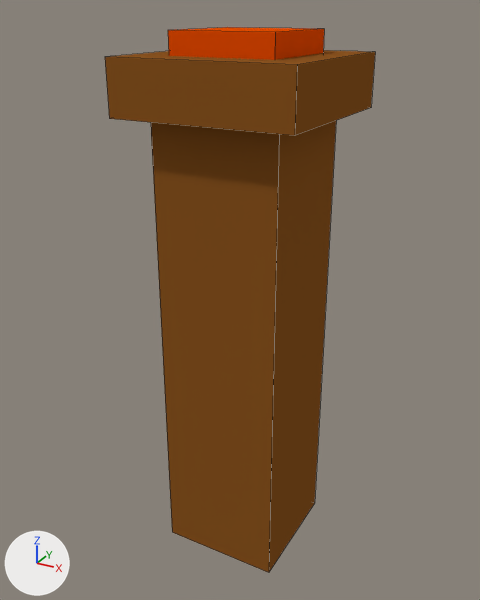
Before and after pictures for a commit that changed the Blender file Assets/testingSceneStuff/Prefabs/torch.blend.
Both versions are drawn from a 50 mm lens placed at (2.36, -4.39, 2.44), pointed at (-0.06, 0.01, 0.24). Every picture has the same lights, and +X, +Y and +Z are marked at lower left. Mesh edges are drawn as thin lines.
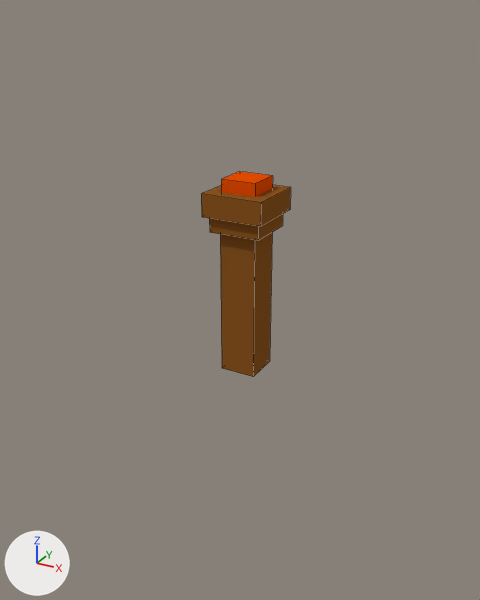
Pixel boxes [x1, y1, x2, y2] of what changed, in the pictures (480 x 600 px):
'Cube.002', reshaped (66% narrower, 62% shorter)
    before: [105, 27, 375, 573]
    after: [201, 172, 291, 377]
part 1 of me_cube_002, added (brown)
    after: [220, 233, 272, 377]
part 2 of me_cube_002, added (brown)
    after: [209, 214, 283, 241]
part 3 of me_cube_002, added (orange)
    after: [221, 172, 273, 197]
part 4 of me_cube_002, added (brown)
    after: [201, 185, 291, 227]
part 5 of me_cube_002, deleted (orange)
    before: [168, 27, 324, 60]
part 6 of me_cube_002, deleted (brown)
    before: [151, 121, 336, 573]
part 7 of me_cube_002, deleted (brown)
    before: [105, 50, 375, 136]

Patch to the scene script:
```diff
--- a/Assets/testingSceneStuff/Prefabs/torch.blend.py
+++ b/Assets/testingSceneStuff/Prefabs/torch.blend.py
@@ me_cube_002 @@
 me_cube_002.from_pydata(...)  # 24 vertices, 18 faces; spans x -0.7..0.7, y -0.7..0.7, z -2.37..1.94
 # used by ob_cube_002; location = (0.0, 0.0, 0.368)
+# me_cube_002 part 1: a new loose piece, a box spanning x -0.15..0.15, y -0.15..0.15, z -0.71..0.49, in mat_stick_001 (brown #8b5521)
+# me_cube_002 part 2: a new loose piece, a box spanning x -0.21..0.21, y -0.21..0.21, z 0.5..0.64, in mat_stick_001 (brown #8b5521)
+# me_cube_002 part 3: a new loose piece, a box spanning x -0.14..0.15, y -0.14..0.14, z 0.78..0.9, in mat_light (orange #e74d00)
+# me_cube_002 part 4: a new loose piece, a box spanning x -0.25..0.25, y -0.25..0.25, z 0.62..0.8, in mat_stick_001 (brown #8b5521)
+# me_cube_002 part 5: the loose piece of 8 vertices spanning x -0.39..0.41, y -0.4..0.4, z 1.74..1.94 is deleted
+# me_cube_002 part 6: the loose piece of 8 vertices spanning x -0.5..0.5, y -0.5..0.5, z -2.37..1.63 is deleted
+# me_cube_002 part 7: the loose piece of 8 vertices spanning x -0.7..0.7, y -0.7..0.7, z 1.38..1.78 is deleted
 me_cube_002.materials.append(mat_light)
```
